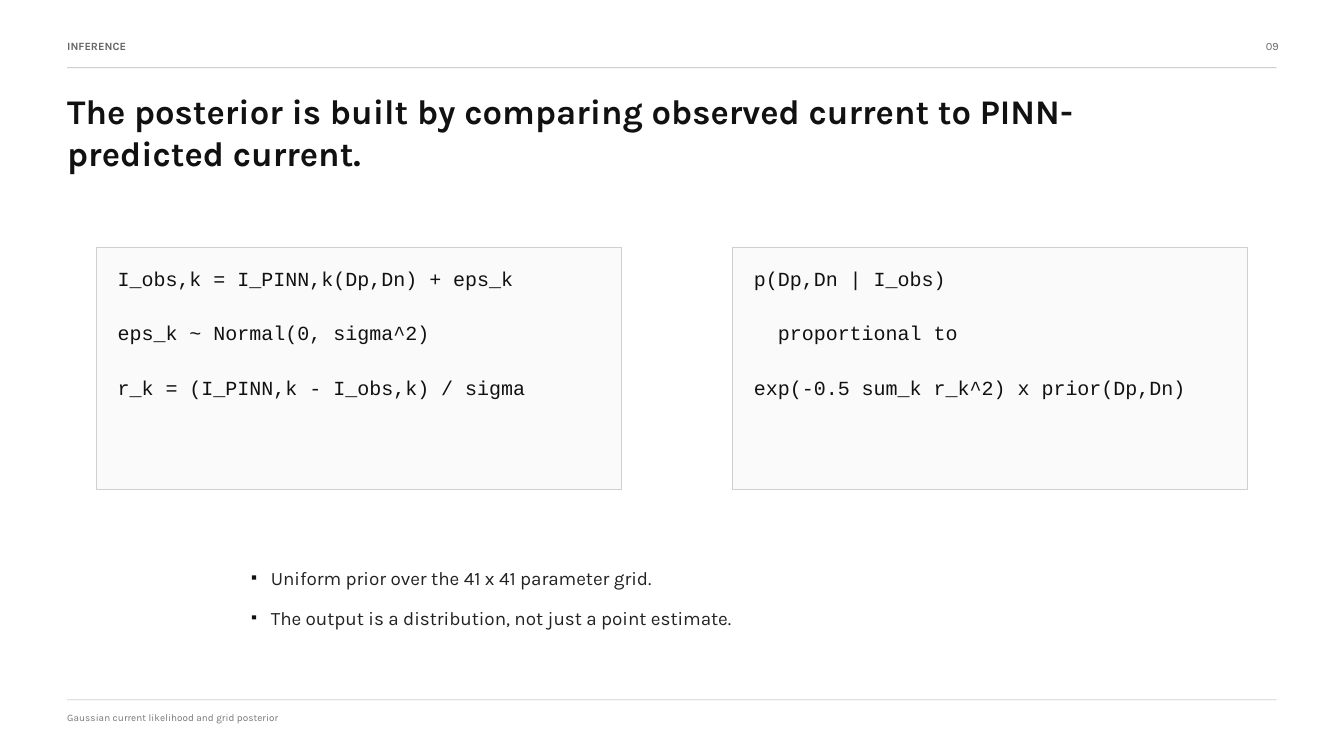
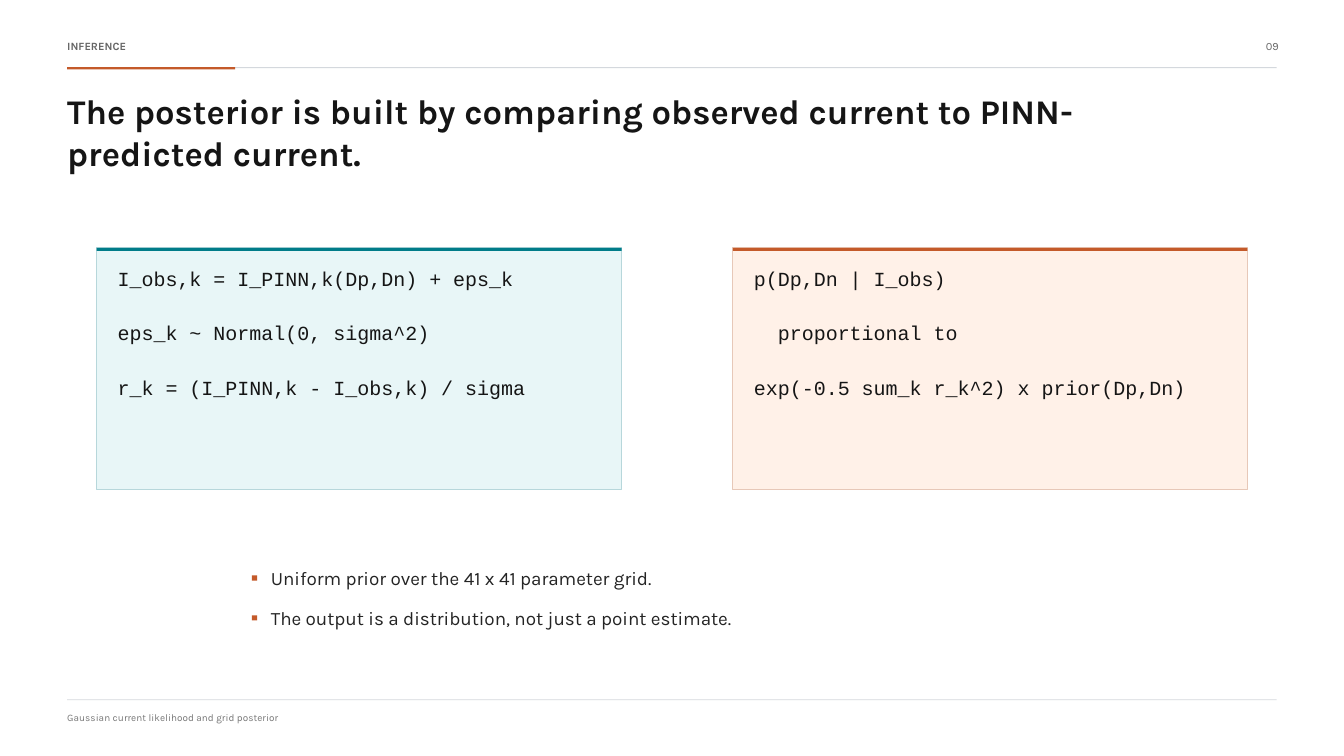
Before and after one commit to jack28257/PINN_JAX, a slide deck: slide 9 of presentation/pnp_pinn_current_inference_presentation.pptx. Drawn at 1344x756 pixels with LibreOffice and Linux fonts; fonts in the diff are those of the drawing. Boxes give left, top, right and bottom in pixels: in the first picture for what was removed or moved away, otherwise in the second. Text is boxed around its words. In the diff, an @@ line names an element or a change of style, - is before the commit and + after.

Commit message:
Refine presentation color treatment

```diff
--- a/presentation/pnp_pinn_current_inference_presentation.pptx
+++ b/presentation/pnp_pinn_current_inference_presentation.pptx
@@ rectangle at (68,68,1277,69): fill #CFCFCF to #D4D8DD @@
@@ rectangle added at (68,68,236,70), fill #C45A2A @@
@@ rectangle at (97,248,622,490): fill #FAFAFA to #E8F6F7; outline #CFCFCF 0.75 pt to #B7D7DB 0.75 pt @@
@@ rectangle added at (97,248,622,251), fill #007C89 @@
@@ text "I_obs,k = I_PINN,k(Dp,Dn) + eps_k" at (118,272,525,399): text colour #111111 to #151515 @@
@@ rectangle at (733,248,1247,490): fill #FAFAFA to #FFF1E8; outline #CFCFCF 0.75 pt to #E7C8B8 0.75 pt @@
@@ rectangle added at (733,248,1247,251), fill #C45A2A @@
@@ text "p(Dp,Dn | I_obs)" at (754,272,1186,399): text colour #111111 to #151515 @@
@@ rectangle at (252,576,257,581): fill #111111 to #C45A2A @@
@@ rectangle at (252,615,257,620): fill #111111 to #C45A2A @@
```
Also in this commit, not shown: 11 other slides changed.
